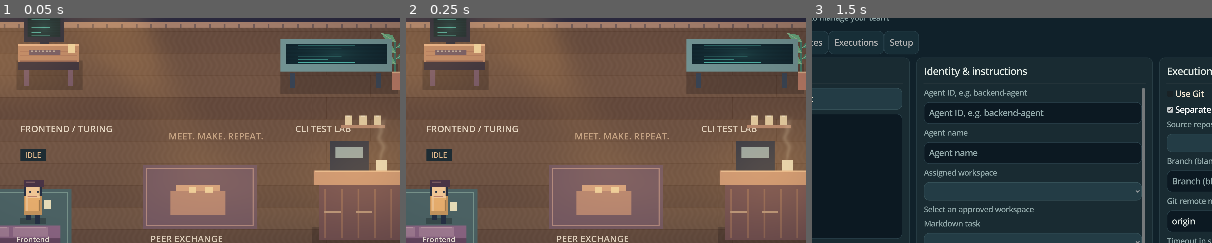
Above: before the commit, frames 1-3 (left to right).
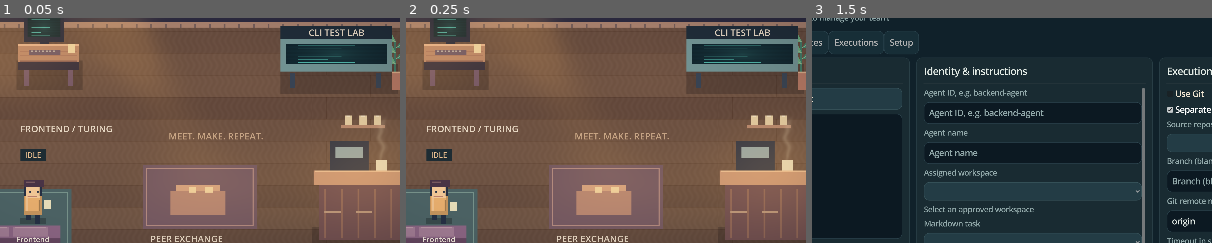
Above: after the commit, the same moments.

Repository: St3fanTh/VirtualAgentCafe
Game: Godot game, scene res://scenes/cafe.tscn
Same seed, same stepped clock (60 frames per second), same inputs: the game is played once before the commit and once after it.
Inputs (mouse positions are % of the whole screen's width and height, from its top left):
- Up to frame 1 (0.05 s): no input
- Up to frame 2 (0.25 s): no input
- Up to frame 3 (1.5 s): click "Manage agents" at 0.5 s; click (64, 18) at 1.27 s; type "12" at 1.35 s
The pictures show only the part of the screen within x 22-72%, y 24-74%; the shares and areas given below are measured in that part.

The runs differ from the first frame. In frame 1, 1.7% of the frame differs, in the area x 70-98%, y 3-51%; in frame 2, 1.7%; in frame 3, nothing differs.

Commit message:
fix: keep test lab title clear of cafe decorations

Diff:
--- a/game/scripts/world.gd
+++ b/game/scripts/world.gd
@@ -158,7 +158,11 @@
 		box(x, 42, 4, 4, "82c79e")
 	box(244, 55, 3, 8, "394454")
 	box(291, 55, 3, 8, "394454")
-	text(Vector2(247, 87), "CLI TEST LAB")
+	# Keep the title above the station, clear of the bar candles and steam overlay.
+	box(239, 29, 61, 7, "202d39")
+	var lab_title := "CLI TEST LAB"
+	var lab_title_width := ThemeDB.fallback_font.get_string_size(lab_title, HORIZONTAL_ALIGNMENT_LEFT, -1, 44).x / maxf(1.0, get_global_transform().get_scale().x)
+	text(Vector2(269.5 - lab_title_width / 2, 34.5), lab_title)
 	# Conversation nook, lounge and café counter.
 	box(179, 119, 30, 13, "b98773")
 	box(182, 116, 24, 3, "d6a381")
Not shown, changed: PROGRESS.md
